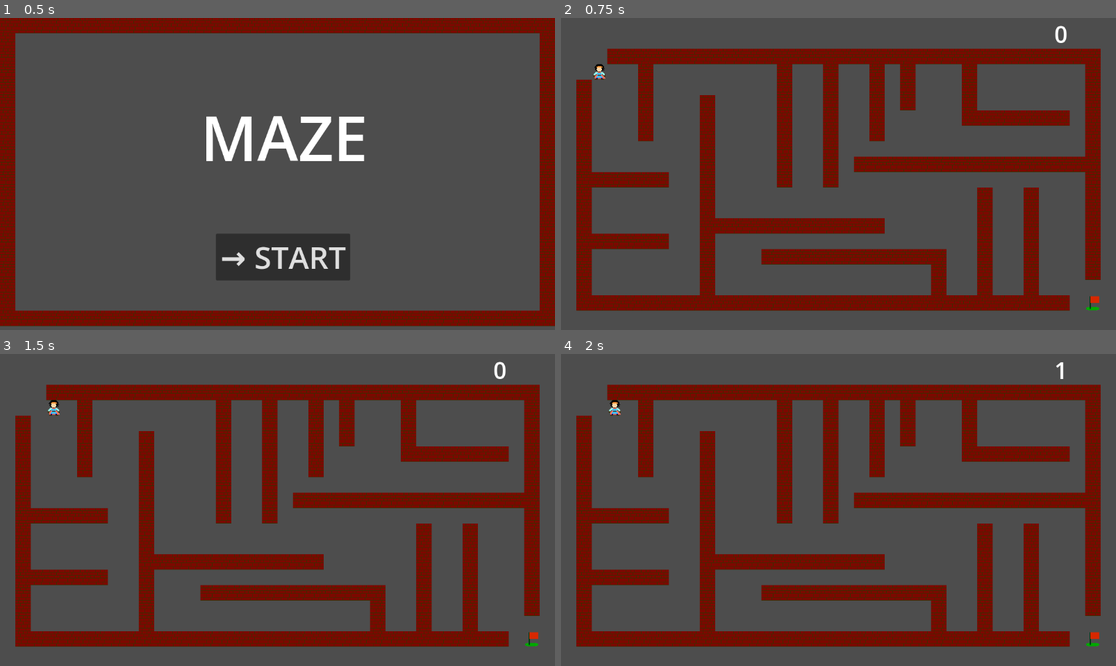
Above: before the commit, frames 1-4 (two rows, left to right).
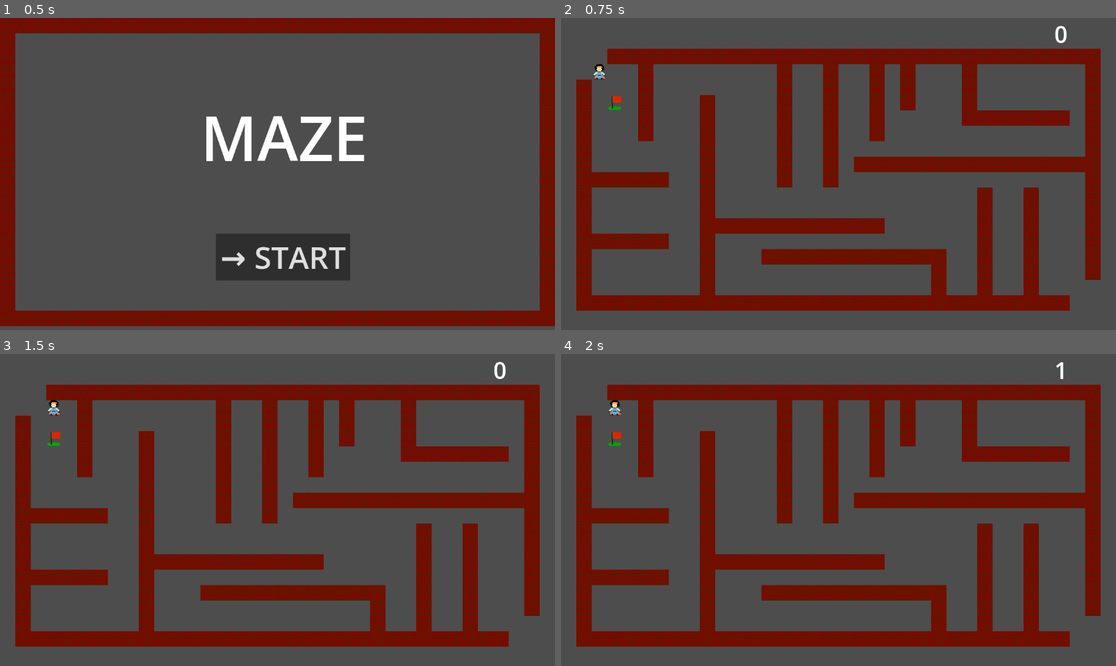
Above: after the commit, the same moments.

Repository: mjXmsdgh/game_gallery
Game: Godot game, scene res://2_game_scene/maze/scene/root.tscn
Two runs of this game, one before a commit and one after it. Both use one fixed random seed, a clock stepped at 60 frames per second and the inputs below. This scene is started directly instead of the project's main scene.
Inputs:
- Up to frame 1 (0.5 s): no input
- Up to frame 2 (0.75 s): click "→ START" at 0.5 s
- Up to frame 3 (1.5 s): tap Enter at 1.25 s; hold Right (ui_right) from 1.28 s (still down); tap Space (key_space) at 1.35 s
- Up to frame 4 (2 s): keep holding Right (ui_right)

Frame 1 is identical in both runs. In frame 2, 0.1% of the frame differs, in the area x 8-97%, y 24-94%; in frame 3, 0.1%; in frame 4, 0.1%.

Commit message:
main to end

Diff:
--- a/2_game_scene/maze/scene/main.tscn
+++ b/2_game_scene/maze/scene/main.tscn
@@ -28,4 +28,4 @@
 position = Vector2(64, 96)
 
 [node name="goal" parent="." instance=ExtResource("2_t8rgs")]
-position = Vector2(1088, 576)
+position = Vector2(96, 160)
--- a/2_game_scene/maze/script/main.gd
+++ b/2_game_scene/maze/script/main.gd
@@ -1,6 +1,7 @@
 extends Node2D
 
 @export var scene_path:String="res://2_game_scene/maze/scene/end.tscn"
+signal main_to_end
 
 var start_time:int=Time.get_ticks_msec()
 var elapsed_time:int
@@ -20,7 +21,9 @@
 
 func change_scene()->void:
 	elapsed_time=Time.get_ticks_msec()-start_time
-	call_deferred("change_scene_deferred")
+
+	emit_signal("main_to_end")
+	#call_deferred("change_scene_deferred")
 
 
 func change_scene_deferred():
--- a/2_game_scene/maze/script/root.gd
+++ b/2_game_scene/maze/script/root.gd
@@ -5,6 +5,7 @@
 func _ready() -> void:
 	# シグナル
 	$Start.connect("change_to_main",start_to_main)
+
 
 # Called every frame. 'delta' is the elapsed time since the previous frame.
 func _process(delta: float) -> void:
@@ -17,6 +18,23 @@
 
 	# 子ノードに追加
 	add_child(main_scene)
+	print(main_scene.name)
+
+	# シグナルを接続
+	$Main.connect("main_to_end",main_to_end)
 
 	# Startノードを開放
 	$Start.queue_free()
+
+func main_to_end()->void:
+	print("main_to_end")
+
+	# endシーンをload
+	var end_scene:Node=load("res://2_game_scene/maze/scene/end.tscn").instantiate()
+
+	# 子ノードに追加
+	add_child(end_scene)
+
+	#$End.connect("main_to_end",)
+
+	$Main.queue_free()
